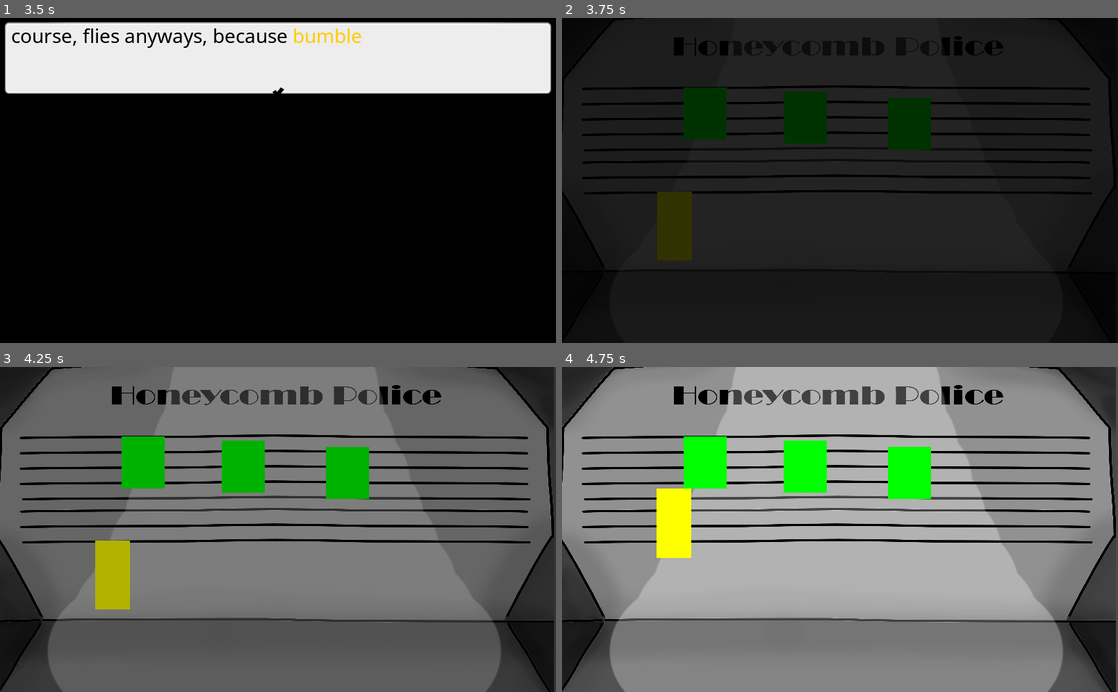
Above: before the commit, frames 1-4 (two rows, left to right).
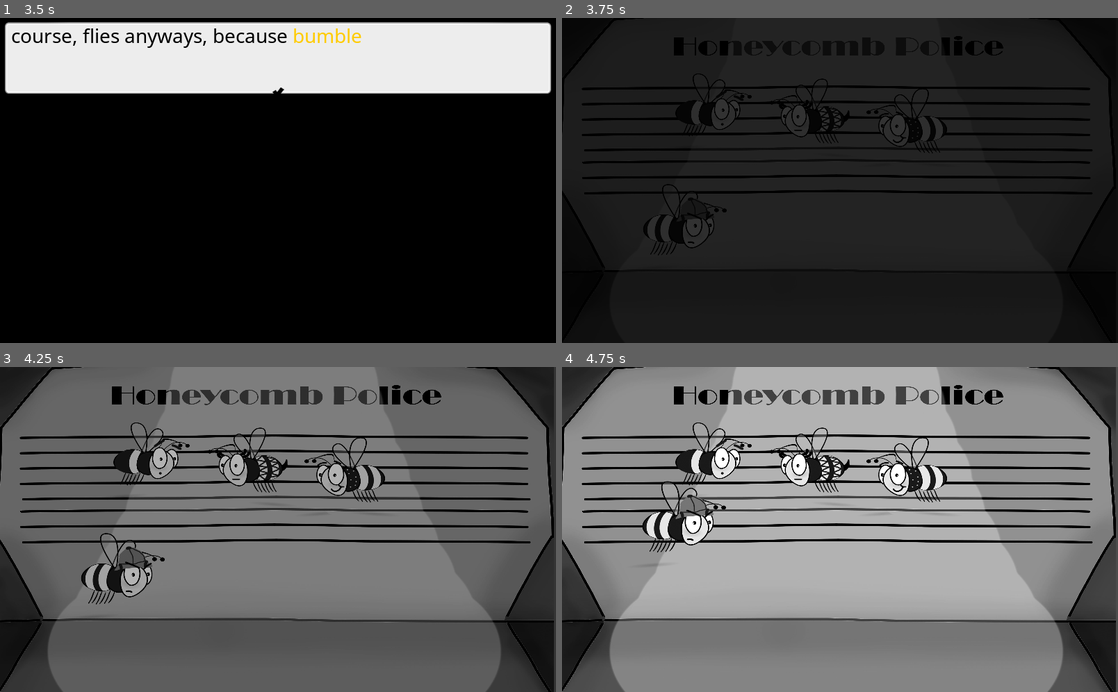
Above: after the commit, the same moments.

Repository: Jellonator/ya-like-jas
Game: Godot game, scene res://World/Level.tscn
The game is run twice, just before and just after one commit, with the same random seed, the same clock (stepped at 60 frames per second) and the same inputs. Sound files missing from this copy of the repository are replaced by a short silence.
Inputs (mouse positions are in pixels of both pictures, inside the frame that each line leads up to):
- Up to frame 1 (3.5 s): move the mouse to (144, 112) at 0.52 s; press the mouse at (144, 112) at 0.53 s; tap Enter at 1.25 s; move the mouse to (244, 118) at 1.27 s; release the mouse at (244, 118) at 1.28 s; click (244, 118) at 1.35 s; move the mouse to (344, 125) at 2.02 s; press the mouse at (344, 125) at 2.03 s; move the mouse to (250, 245) at 2.77 s; release the mouse at (250, 245) at 2.78 s; click (250, 245) at 2.85 s
- Up to frame 2 (3.75 s): move the mouse to (1006, 229) at 3.52 s; press the mouse at (1006, 229) at 3.53 s
- Up to frame 3 (4.25 s): no input
- Up to frame 4 (4.75 s): move the mouse to (673, 480) at 4.27 s; release the mouse at (673, 480) at 4.28 s; click (673, 480) at 4.35 s

Frame 1 is identical in both runs. In frame 2, 5.7% of the frame differs, in the area x 14-70%, y 17-75%; in frame 3, 6.6%; in frame 4, 6.7%, in the area x 14-70%, y 17-59%.

Commit message:
characters

Diff:
--- a/Object/Interact/TestNPC.tscn
+++ b/Object/Interact/TestNPC.tscn
@@ -1,6 +1,7 @@
-[gd_scene load_steps=3 format=2]
+[gd_scene load_steps=4 format=2]
 
 [ext_resource path="res://Object/Interact/InteractableObjectBase.tscn" type="PackedScene" id=1]
+[ext_resource path="res://Assets/Suspect1.png" type="Texture" id=2]
 
 [sub_resource type="RectangleShape2D" id=1]
 extents = Vector2( 40, 48 )
@@ -11,11 +12,19 @@
 position_offset = Vector2( 0, 32 )
 
 [node name="Polygon2D" type="Polygon2D" parent="." index="0"]
+visible = false
 show_behind_parent = true
 position = Vector2( 0, -32 )
 color = Color( 0.00392157, 1, 0, 1 )
 polygon = PoolVector2Array( -40, -40, 40, -40, 40, 56, -40, 56 )
 
 [node name="CollisionShape2D" type="CollisionShape2D" parent="." index="1"]
+visible = false
 position = Vector2( 0, -24 )
 shape = SubResource( 1 )
+
+[node name="Suspect1" type="Sprite" parent="." index="2"]
+visible = false
+position = Vector2( 1.73975, -17.3972 )
+scale = Vector2( -0.43769, 0.373087 )
+texture = ExtResource( 2 )
--- a/Object/Player/Player.tscn
+++ b/Object/Player/Player.tscn
@@ -1,10 +1,17 @@
-[gd_scene load_steps=2 format=2]
+[gd_scene load_steps=3 format=2]
 
 [ext_resource path="res://Object/Player/Player.gd" type="Script" id=1]
+[ext_resource path="res://Assets/Beetective.png" type="Texture" id=2]
 
 [node name="Player" type="Node2D"]
 script = ExtResource( 1 )
 
 [node name="Polygon2D" type="Polygon2D" parent="."]
+visible = false
 color = Color( 1, 1, 0, 1 )
 polygon = PoolVector2Array( -32, 24, 32, 24, 32, -104, -32, -104 )
+
+[node name="Beetective" type="Sprite" parent="."]
+position = Vector2( 5.42892, -34.3091 )
+scale = Vector2( 0.447735, 0.389124 )
+texture = ExtResource( 2 )
--- a/World/Level.tscn
+++ b/World/Level.tscn
@@ -1,10 +1,13 @@
-[gd_scene load_steps=7 format=2]
+[gd_scene load_steps=10 format=2]
 
 [ext_resource path="res://World/Level.gd" type="Script" id=1]
 [ext_resource path="res://Object/Interact/TestNPC.tscn" type="PackedScene" id=2]
 [ext_resource path="res://Object/Player/Player.tscn" type="PackedScene" id=3]
 [ext_resource path="res://Assets/8-bit Detective.wav" type="AudioStream" id=4]
 [ext_resource path="res://Assets/LineupBW.jpg" type="Texture" id=5]
+[ext_resource path="res://Assets/Suspect3.png" type="Texture" id=6]
+[ext_resource path="res://Assets/Suspect2.png" type="Texture" id=7]
+[ext_resource path="res://Assets/Suspect1.png" type="Texture" id=8]
 
 [sub_resource type="NavigationPolygon" id=1]
 vertices = PoolVector2Array( 108, 500, 124, 156, 852, 180, 880, 512 )
@@ -35,11 +38,28 @@
 [node name="TestNPC" parent="YSort" instance=ExtResource( 2 )]
 position = Vector2( 264, 200 )
 
+[node name="Suspect4" type="Sprite" parent="YSort"]
+position = Vector2( 267.251, 175.61 )
+scale = Vector2( 0.408195, 0.343031 )
+texture = ExtResource( 8 )
+
+[node name="Suspect3" type="Sprite" parent="YSort"]
+position = Vector2( 649.193, 203.043 )
+scale = Vector2( 0.408017, 0.355591 )
+texture = ExtResource( 6 )
+
+[node name="Suspect2" type="Sprite" parent="YSort"]
+position = Vector2( 463.403, 207.708 )
+scale = Vector2( -0.402688, 0.355591 )
+texture = ExtResource( 7 )
+
 [node name="TestNPC2" parent="YSort" instance=ExtResource( 2 )]
 position = Vector2( 448, 208 )
+speech_file = "res://World/Test/npctest2.json"
 
 [node name="TestNPC3" parent="YSort" instance=ExtResource( 2 )]
 position = Vector2( 640, 220 )
+speech_file = "res://World/Test/npctest3.json"
 
 [node name="Soundtrack" type="Node2D" parent="."]
 
Binary file added: Assets/Beetective.png
Not shown, added: Assets/Beetective.png.import
Binary file added: Assets/Suspect1.png
Not shown, added: Assets/Suspect1.png.import
Binary file added: Assets/Suspect2.png
Not shown, added: Assets/Suspect2.png.import
Binary file added: Assets/Suspect3.png
Not shown, added: Assets/Suspect3.png.import
